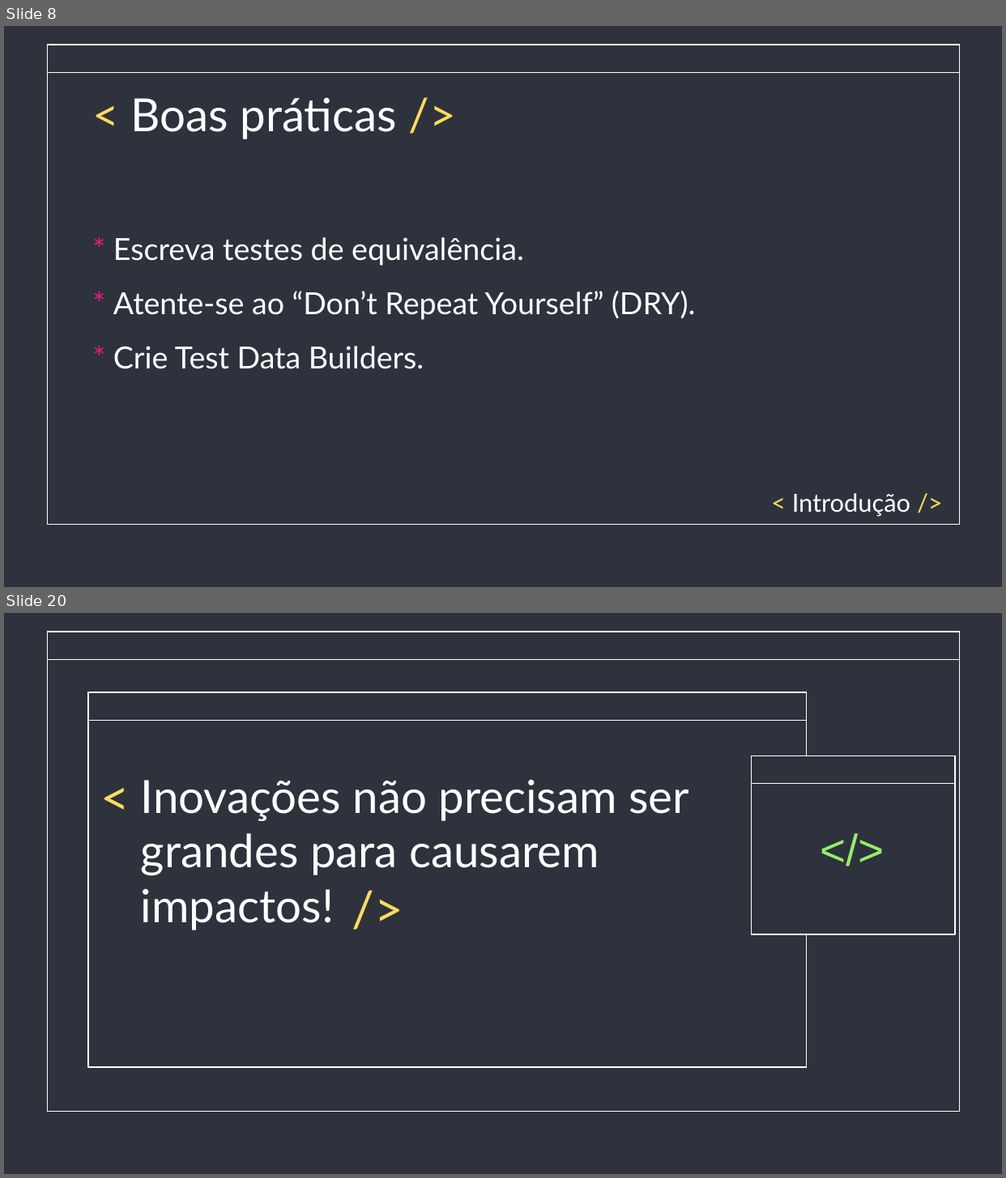
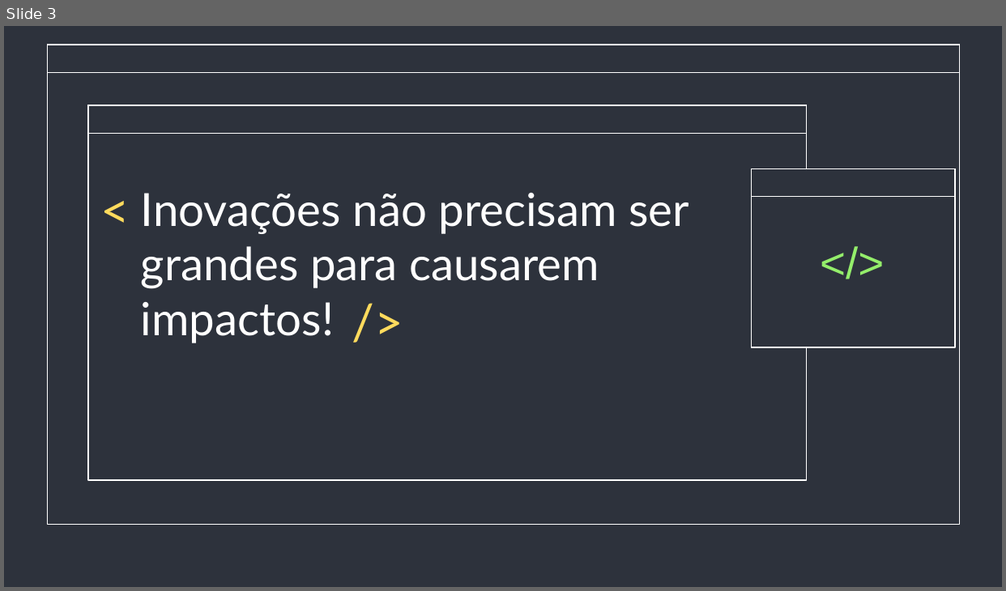
Before and after one commit to saintalex93/TestingHabitPresentation, a slide deck: Testes e Inovação - Semana de qualidade.pptx. Shown one above the other, each under a label of ours: slides 8 and 20 before the commit, slide 3 after it; the slides between them are not shown. The pictures are 1006x1178 and 1006x591 pixels, drawn with LibreOffice and Linux fonts; fonts in the diff are those of the drawing. Boxes give left, top, right and bottom in pixels: in the first picture for what was removed or moved away, otherwise in the second. Text is boxed around its words. In the diff, an @@ line names an element or a change of style, - is before the commit and + after.

```diff
--- a/Testes e Inovação - Semana de qualidade.pptx
+++ b/Testes e Inovação - Semana de qualidade.pptx
@@ slide 8 removed at (4,26,1002,587), background #2D323C; not listed: 2 template elements that a slide beside it also shows @@
@@ title removed at (131,97,398,139) @@
-< Boas práticas />
@@ subtitle removed at (113,237,524,266) @@
-* Escreva testes de equivalência.
@@ subtitle removed at (113,291,696,320) @@
-* Atente-se ao “Don’t Repeat Yourself” (DRY).
@@ subtitle removed at (113,346,424,369) @@
-* Crie Test Data Builders.
@@ text removed at (792,493,910,517) @@
-< Introdução />
@@ what was slide 20 is now slide 3 @@
```
Also in this commit, not shown: 1 slide changed, 16 other slides removed, 2 other files.
